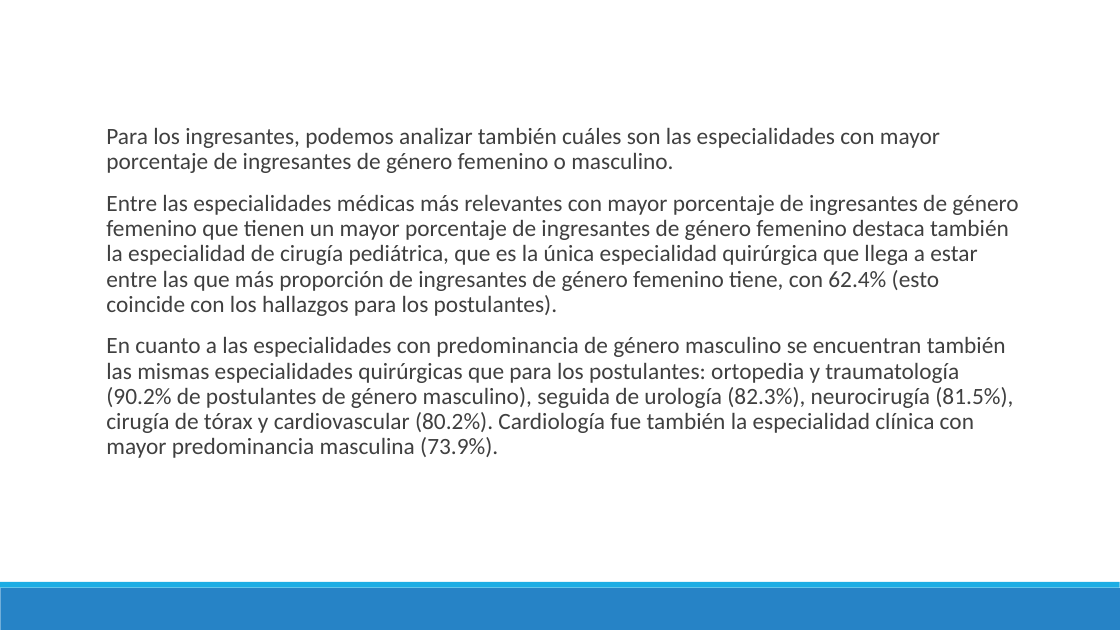
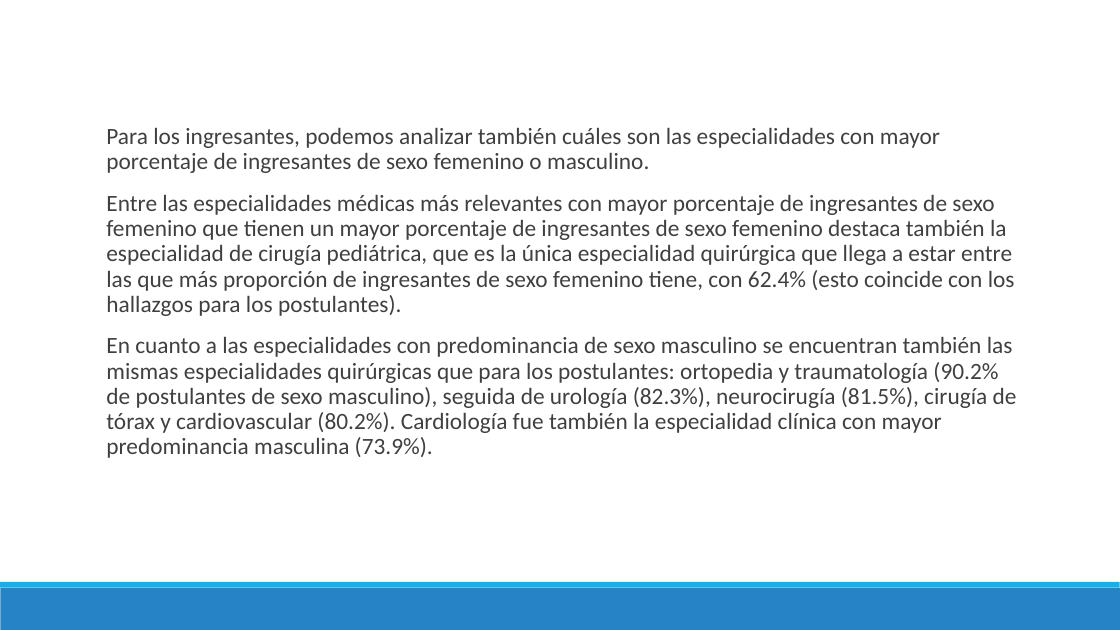
Before and after one commit to danimedi/tesis_genero_especialidades, a slide deck: slide 47 of doc/diapositivas_sustentacion_tesis.pptx. Drawn at 1120x630 pixels with LibreOffice and Linux fonts; fonts in the diff are those of the drawing. Boxes give left, top, right and bottom in pixels: in the first picture for what was removed or moved away, otherwise in the second. Text is boxed around its words. In the diff, an @@ line names an element or a change of style, - is before the commit and + after.

```diff
--- a/doc/diapositivas_sustentacion_tesis.pptx
+++ b/doc/diapositivas_sustentacion_tesis.pptx
@@ text at (x1=106, y1=128, x2=1017, y2=458): text changed @@
-  Para los ingresantes, podemos analizar también cuáles son las especialidades con mayor porcentaje de ingresantes de género femenino o masculino.
-  Entre las especialidades médicas más relevantes con mayor porcentaje de ingresantes de género femenino que tienen un mayor porcentaje de ingresantes de género femenino destaca también la especialidad de cirugía pediátrica, que es la única especialidad quirúrgica que llega a estar entre las que más proporción de ingresantes de género femenino tiene, con 62.4% (esto coincide con los hallazgos para los postulantes).
-  En cuanto a las especialidades con predominancia de género masculino se encuentran también las mismas especialidades quirúrgicas que para los postulantes: ortopedia y traumatología (90.2% de postulantes de género masculino), seguida de urología (82.3%), neurocirugía (81.5%), cirugía de tórax y cardiovascular (80.2%). Cardiología fue también la especialidad clínica con mayor predominancia masculina (73.9%).
+  Para los ingresantes, podemos analizar también cuáles son las especialidades con mayor porcentaje de ingresantes de sexo femenino o masculino.
+  Entre las especialidades médicas más relevantes con mayor porcentaje de ingresantes de sexo femenino que tienen un mayor porcentaje de ingresantes de sexo femenino destaca también la especialidad de cirugía pediátrica, que es la única especialidad quirúrgica que llega a estar entre las que más proporción de ingresantes de sexo femenino tiene, con 62.4% (esto coincide con los hallazgos para los postulantes).
+  En cuanto a las especialidades con predominancia de sexo masculino se encuentran también las mismas especialidades quirúrgicas que para los postulantes: ortopedia y traumatología (90.2% de postulantes de sexo masculino), seguida de urología (82.3%), neurocirugía (81.5%), cirugía de tórax y cardiovascular (80.2%). Cardiología fue también la especialidad clínica con mayor predominancia masculina (73.9%).
```
Also in this commit, not shown: 48 other slides changed, 2 other files.
